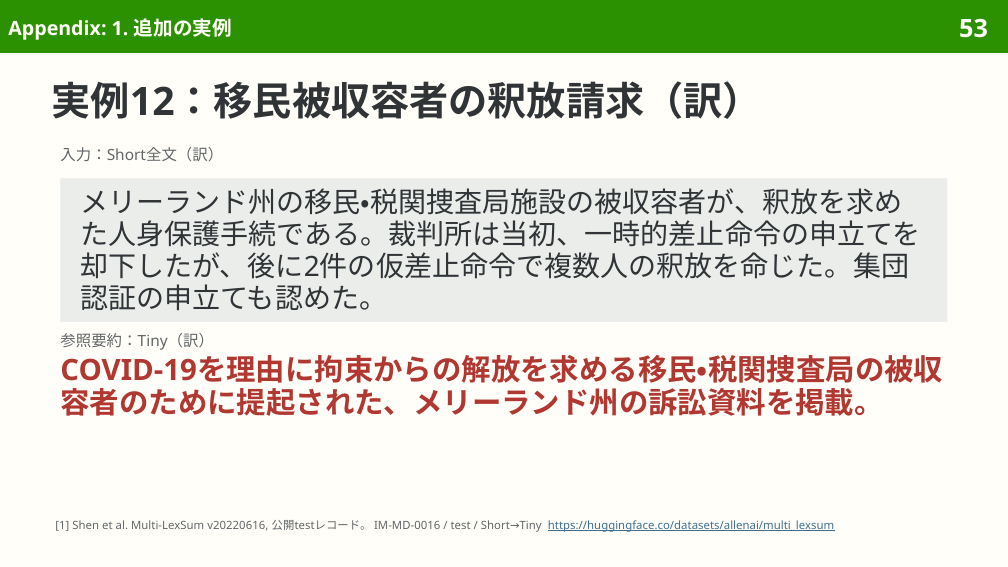
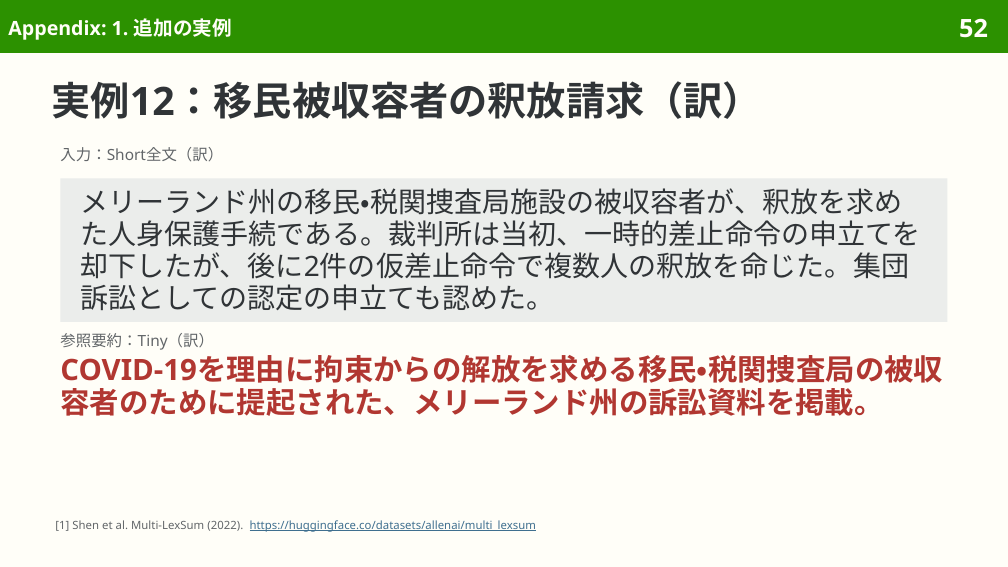
Before and after one commit to sasakiy84/datasets-in-10-minutes, a slide deck: slide 52 of slides/datasets-in-10-minutes-multilexsum.pptx (slide 53 before the commit). Drawn at 1008x567 pixels with LibreOffice and Linux fonts; fonts in the diff are those of the drawing. Boxes give left, top, right and bottom in pixels: in the first picture for what was removed or moved away, otherwise in the second. Text is boxed around its words. In the diff, an @@ line names an element or a change of style, - is before the commit and + after.

Commit message:
Center Multi-LexSum on expert civil-rights lawsuit summaries

```diff
--- a/slides/datasets-in-10-minutes-multilexsum.pptx
+++ b/slides/datasets-in-10-minutes-multilexsum.pptx
@@ page number at <box>959,18,988,38</box>: text changed @@
-53
+52
@@ text in rectangle at <box>80,188,921,311</box>: text changed @@
-メリーランド州の移民・税関捜査局施設の被収容者が、釈放を求めた人身保護手続である。裁判所は当初、一時的差止命令の申立てを却下したが、後に2件の仮差止命令で複数人の釈放を命じた。集団認証の申立ても認めた。
+メリーランド州の移民・税関捜査局施設の被収容者が、釈放を求めた人身保護手続である。裁判所は当初、一時的差止命令の申立てを却下したが、後に2件の仮差止命令で複数人の釈放を命じた。集団訴訟としての認定の申立ても認めた。
@@ text at <box>55,520,536,532</box>: text changed; text colour #626669 to #3F6F8F @@
-[1] Shen et al. Multi-LexSum v20220616, 公開testレコード。 IM-MD-0016 / test / Short→Tiny https://huggingface.co/datasets/allenai/multi_lexsum
+[1] Shen et al. Multi-LexSum (2022). https://huggingface.co/datasets/allenai/multi_lexsum
```
Also in this commit, not shown: 44 other slides changed, 6 slides removed, 38 other files.
